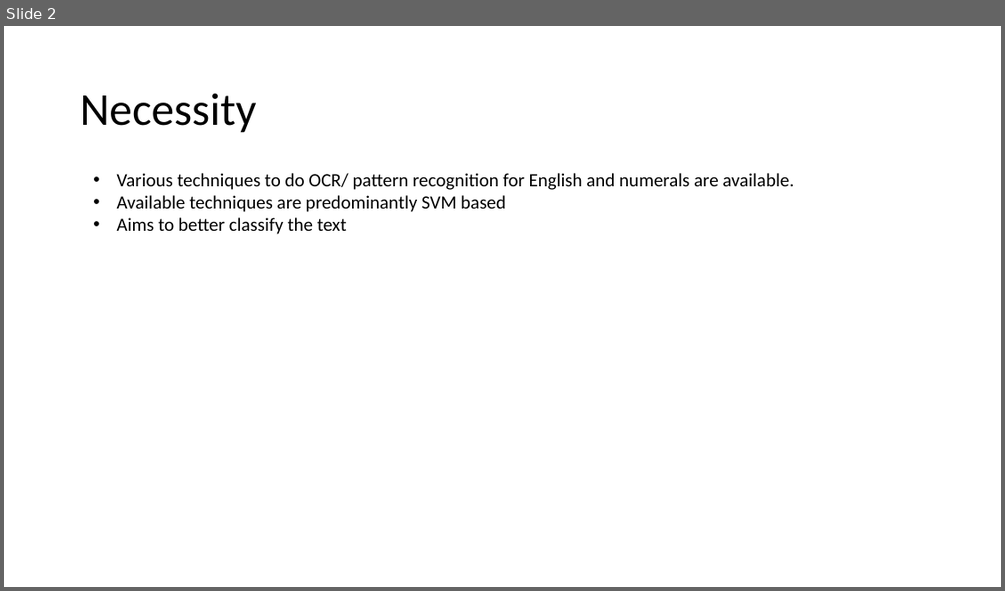
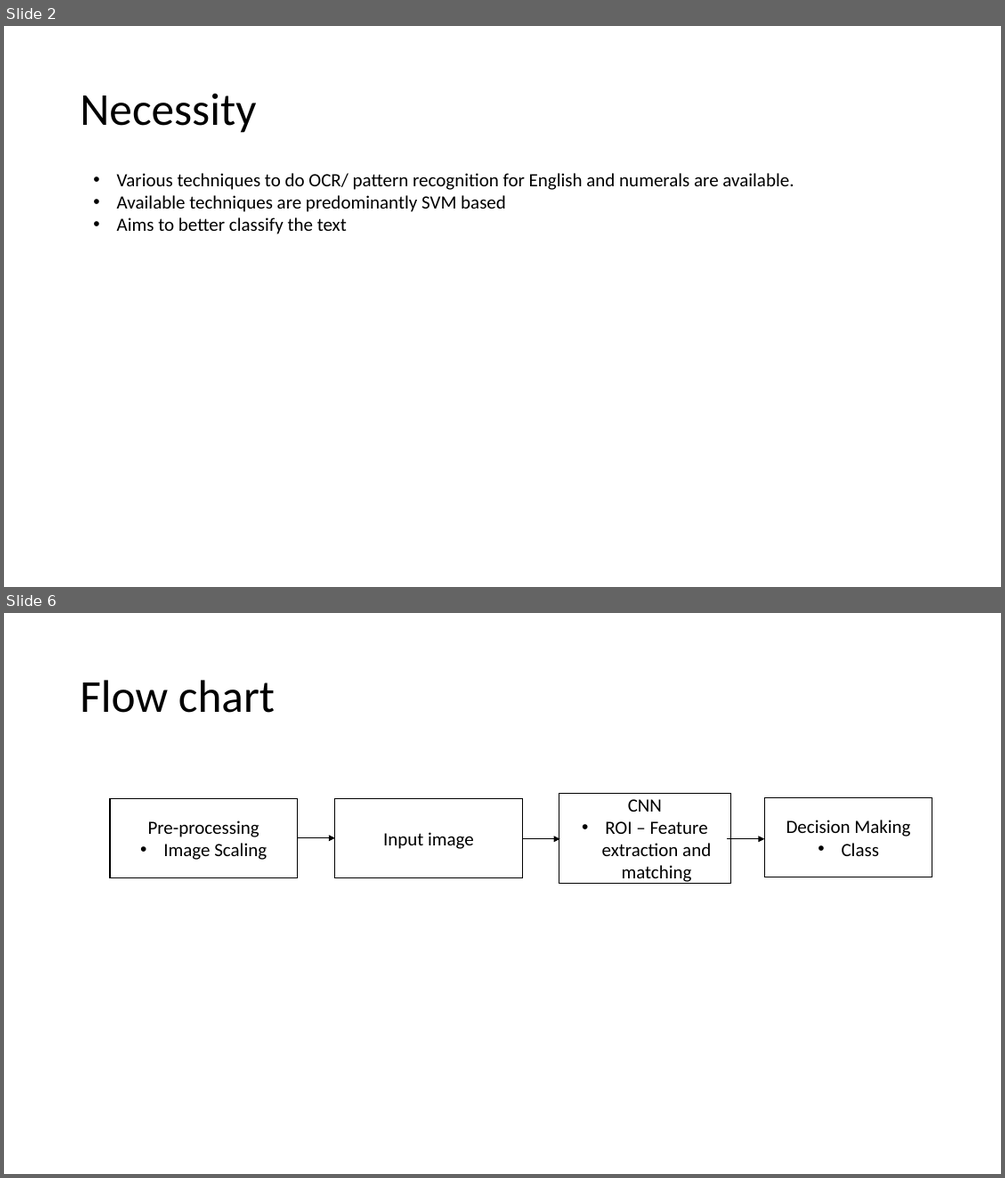
Before and after one commit to harish-kp/Data-analytics, a slide deck: Digitization of Tamil Text.pptx. Shown one above the other, each under a label of ours: slide 2 before the commit, slides 2 and 6 after it; the slides between them are not shown. The pictures are 1005x591 and 1005x1178 pixels, drawn with LibreOffice and Linux fonts; fonts in the diff are those of the drawing. Boxes give left, top, right and bottom in pixels: in the first picture for what was removed or moved away, otherwise in the second. Text is boxed around its words. In the diff, an @@ line names an element or a change of style, - is before the commit and + after.

```diff
--- a/Digitization of Tamil Text.pptx
+++ b/Digitization of Tamil Text.pptx
@@ slide 6 added at (4, 613, 1001, 1174), background #FFFFFF @@
@@ title added at (80, 680, 275, 713), 44 pt, text #000000 @@
+Flow chart
@@ rectangle added at (110, 798, 297, 877), fill #FFFFFF, outline #000000 1 pt, 18 pt, text #000000 @@
+Pre-processing
+• Image Scaling
@@ rectangle added at (335, 798, 522, 877), fill #FFFFFF, outline #000000 1 pt, 18 pt, text #000000 @@
+Input image
@@ rectangle added at (558, 793, 731, 883), fill #FFFFFF, outline #000000 1 pt, 18 pt, text #000000 @@
+CNN
+• ROI – Feature extraction and matching
@@ rectangle added at (764, 798, 932, 877), fill #FFFFFF, outline #000000 1 pt, 18 pt, text #000000 @@
+Decision Making
+• Class
@@ arrow added from (297, 838) to (335, 838), #000000 0.5 pt @@
@@ arrow added from (522, 839) to (560, 839), #000000 0.5 pt @@
@@ arrow added from (727, 839) to (764, 839), #000000 0.5 pt @@
```
Also in this commit, not shown: 2 slides changed, 3 other slides added, 5 other files.
